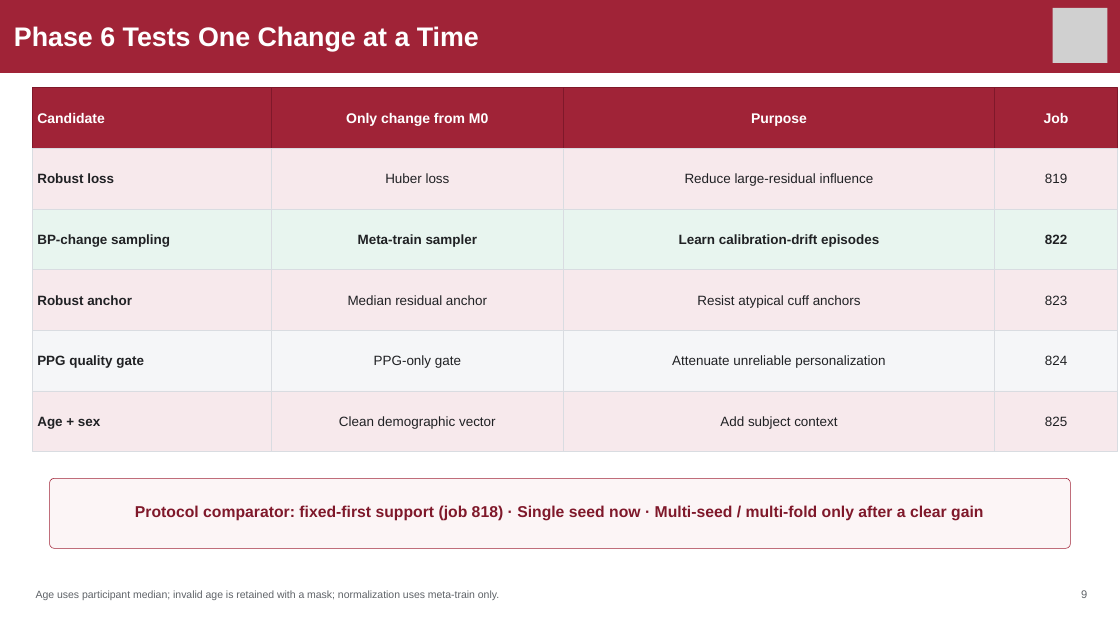
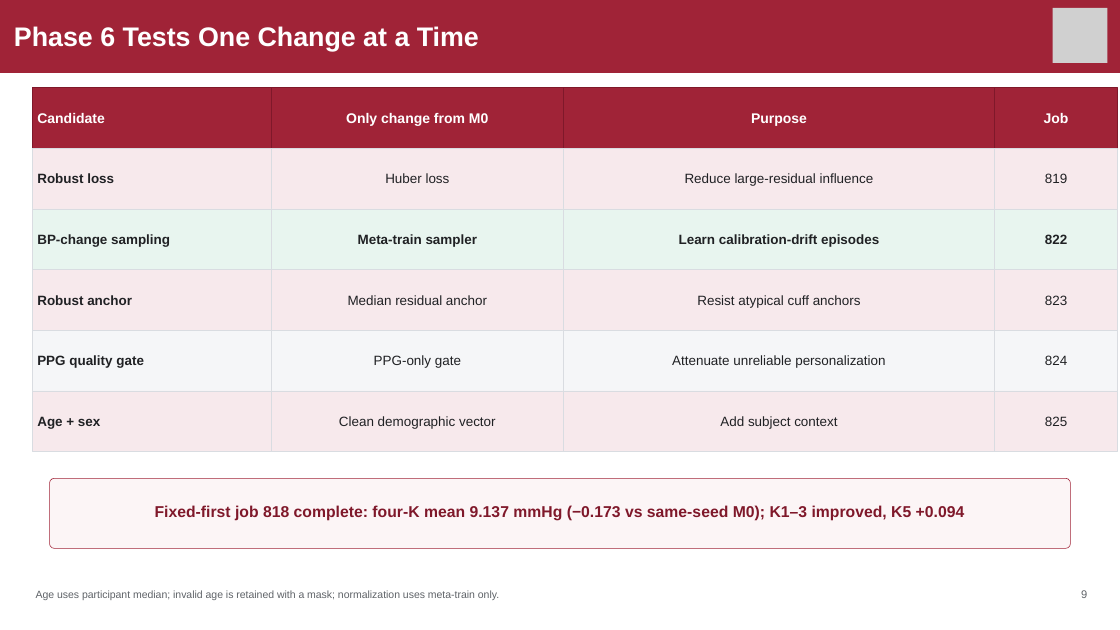
Before and after one commit to jiangyucheng2006-code/calibration-ppg-bp, a slide deck: slide 9 of presentations/Calibrated_PPG_BP_Progress_Update.pptx. Drawn at 1120x630 pixels with LibreOffice and Linux fonts; fonts in the diff are those of the drawing; grey boxes stand for pictures. Boxes give left, top, right and bottom in pixels: in the first picture for what was removed or moved away, otherwise in the second. Text is boxed around its words. In the diff, an @@ line names an element or a change of style, - is before the commit and + after.

Commit message:
Record fixed-first Phase-6 screening result

```diff
--- a/presentations/Calibrated_PPG_BP_Progress_Update.pptx
+++ b/presentations/Calibrated_PPG_BP_Progress_Update.pptx
@@ text at box(155, 505, 965, 521): text changed @@
-Protocol comparator: fixed-first support (job 818) · Single seed now · Multi-seed / multi-fold only after a clear gain
+Fixed-first job 818 complete: four-K mean 9.137 mmHg (−0.173 vs same-seed M0); K1–3 improved, K5 +0.094
```
Also in this commit, not shown: 1 other file.
